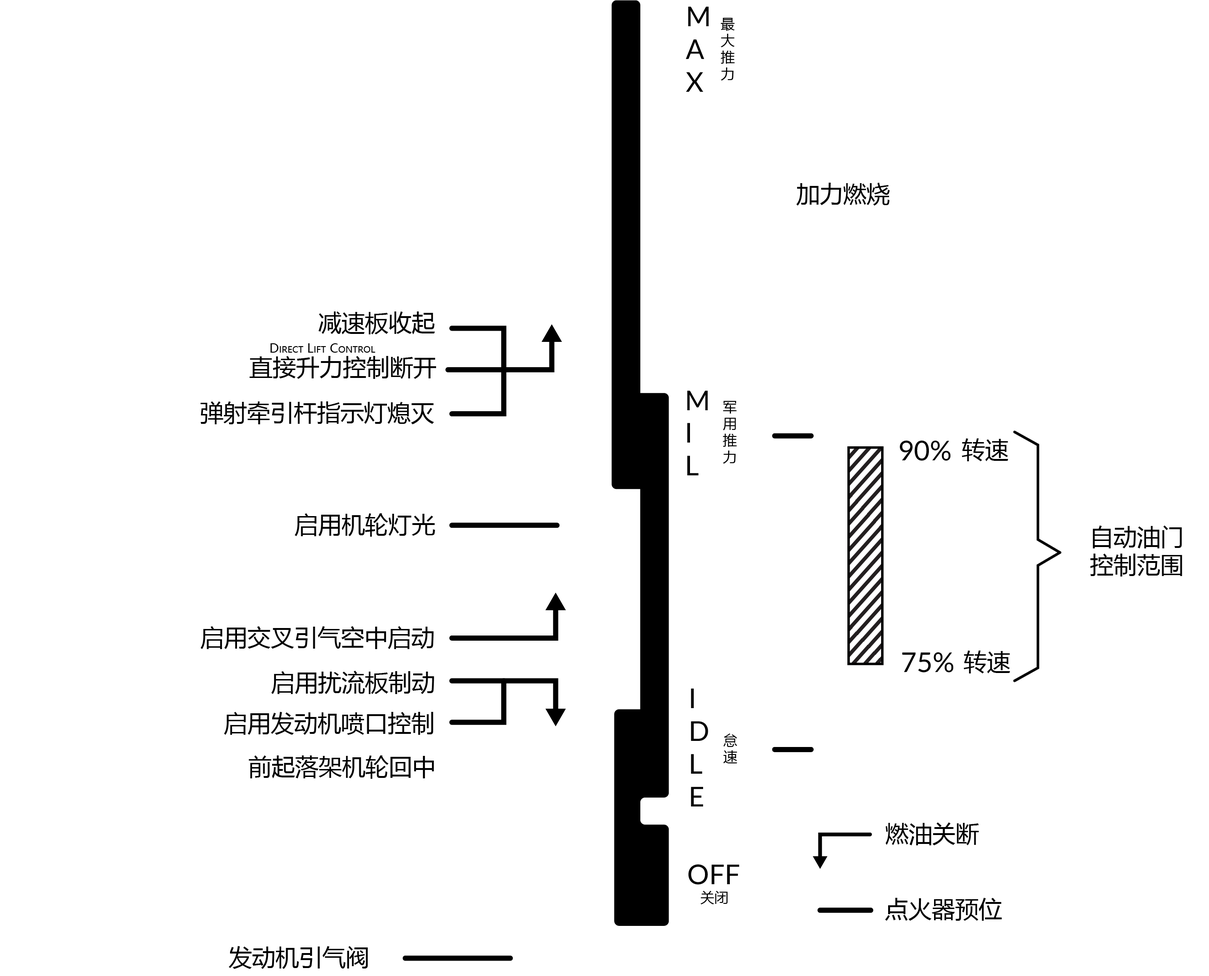
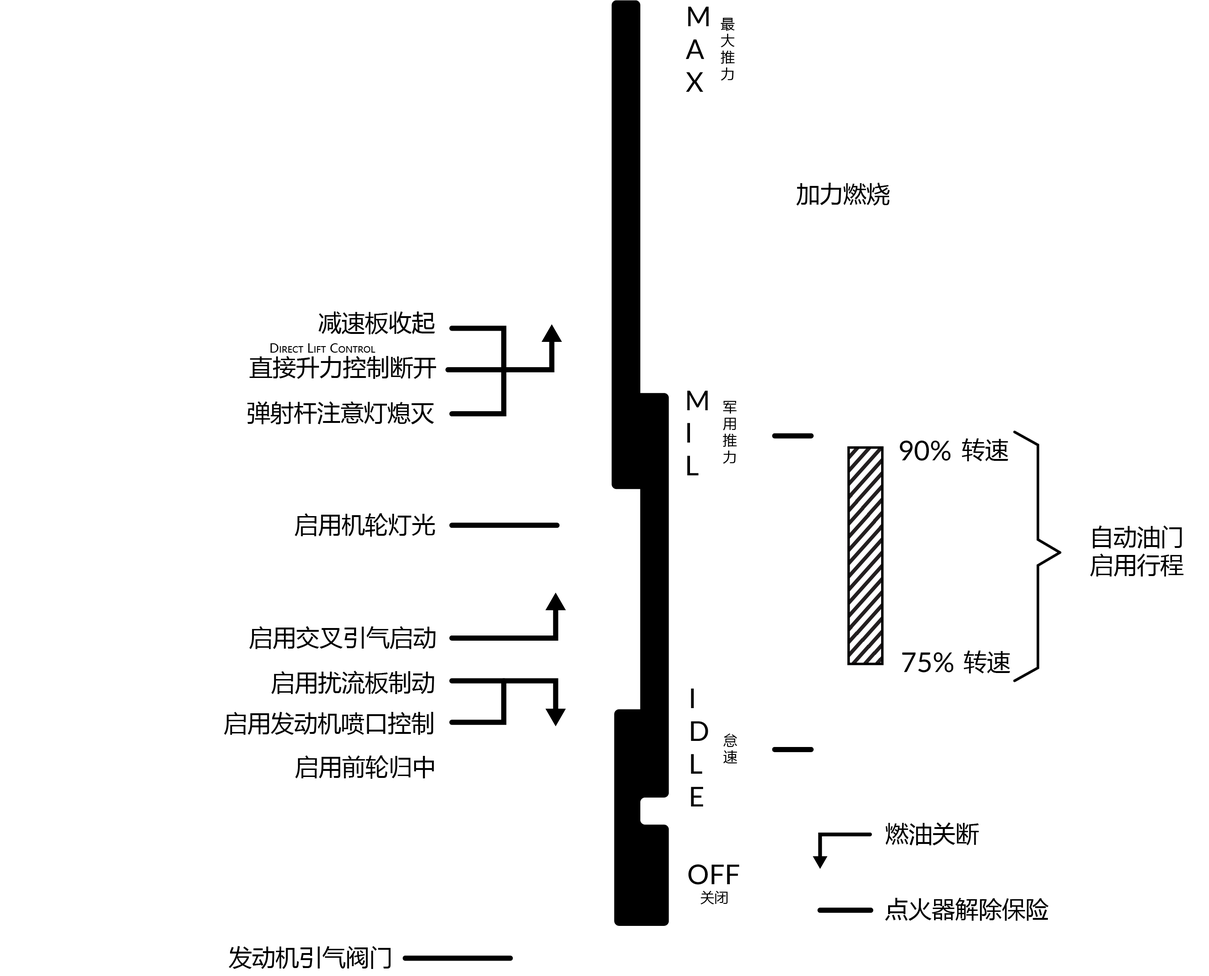
Layered file, before and after one edit (1209 x 976). Changes by layer:
renamed "启用交叉引气空中启动" to "启用交叉引气启动", painted on it over [200, 626, 436, 650]
renamed "前起落架机轮回中" to "启用前轮归中", painted on it over [248, 755, 411, 779]
renamed "发动机引气阀" to "发动机引气阀门", painted on it over [370, 945, 391, 969]
renamed "点火器预位" to "点火器解除保险", painted on it over [954, 897, 1049, 921]
renamed "自动油门 控制范围" to "自动油门 启用行程", painted on it over [1089, 553, 1184, 577]
renamed "弹射牵引杆指示灯熄灭" to "弹射杆注意灯熄灭", painted on it over [200, 401, 381, 425]
